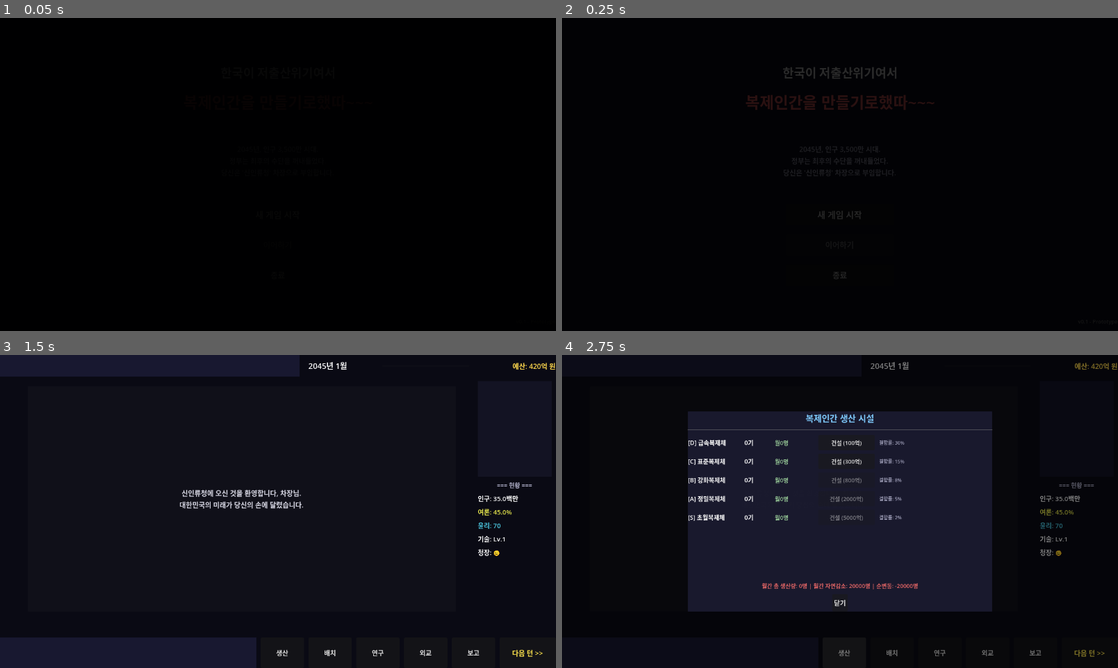
Above: before the commit, frames 1-4 (two rows, left to right).
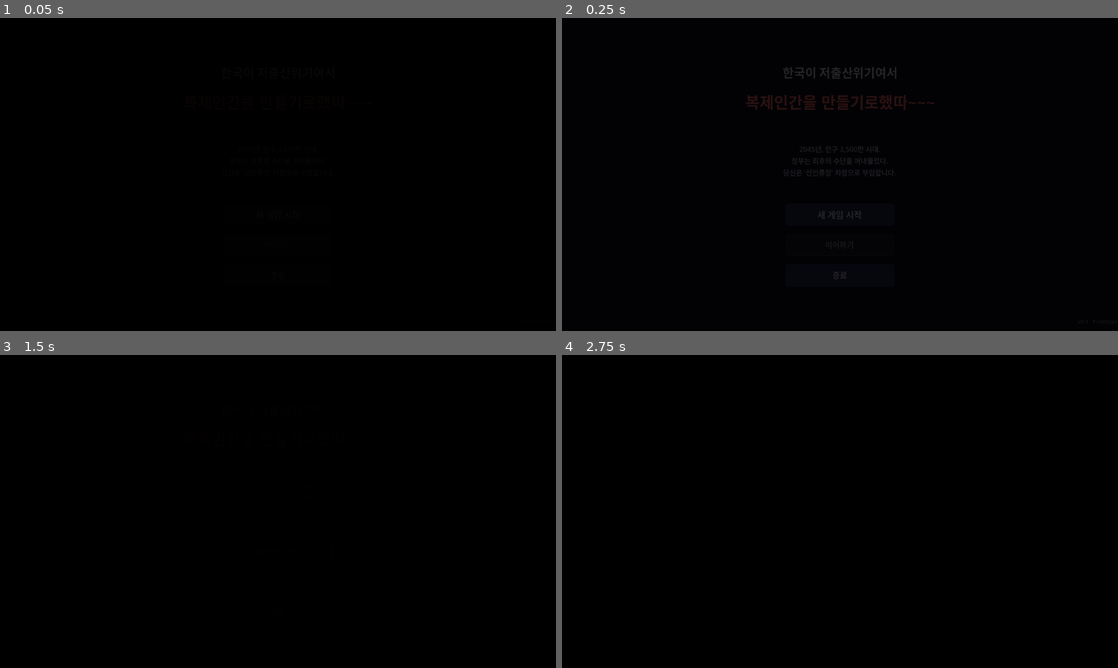
Above: after the commit, the same moments.

Repository: kdoh5501-star/Mobile-fantasy
Game: Godot game, scene res://scenes/screens/title_screen.tscn
Same seed, same stepped clock (60 frames per second), same inputs: the game is played once before the commit and once after it.
Inputs (mouse positions are in pixels of both pictures, inside the frame that each line leads up to):
- Up to frame 1 (0.05 s): no input
- Up to frame 2 (0.25 s): no input
- Up to frame 3 (1.5 s): click "새 게임 시작" at 0.5 s; click "새 게임 시작" at 1.25 s
- Up to frame 4 (2.75 s): click (845, 652) at 2 s, where only the run before the commit has a clickable "생산"

The runs differ from the first frame. In frame 3, 65% of the frame differs, in the area x 0-100%, y 0-100%; in frame 4, 36%.
Error after the commit: Parse Error: Cannot infer the type of "ending_system" variable because the value doesn't have a set type. (res://scripts/core/game_manager.gd:68)

Commit message:
Major gameplay fixes and visual polish
- Fix double turn processing: GameManager no longer duplicates
  resource changes already handled by TurnManager
- Connect EndingSystem for richer ending narratives
- Fix event popup flow: add closed signal for proper sequencing
  between events and reports
- Add dark cyberpunk game theme (styled buttons, panels, progress bars)
- Add 20 more news messages for variety
- Improve research/diplomacy with scaling costs and better feedback

https://claude.ai/code/session_01NTnnErs3BpmFVPRMWVva4X

Diff:
--- a/scripts/core/game_manager.gd
+++ b/scripts/core/game_manager.gd
@@ -43,20 +43,13 @@
 	if current_phase != GamePhase.PLAYING:
 		return
 
-	# 1. 월간 자원 변동 적용
-	var report: Dictionary = ResourceManager.apply_monthly_changes()
+	# 자원 변동은 TurnManager.process_full_turn()에서 처리됨
+	# 여기서는 턴 진행(날짜, 엔딩 체크)만 담당
 
-	# 2. 이벤트 체크
-	var events := EventSystem.check_events(current_year, current_month, current_turn)
-	report["events"] = events
-
-	# 3. 턴 종료
-	turn_ended.emit(current_year, current_month, report)
-
-	# 4. 다음 달로
+	# 다음 달로
 	_advance_month()
 
-	# 5. 게임 종료 체크
+	# 게임 종료 체크
 	if current_year > Constants.END_YEAR:
 		_check_ending()
 	else:
@@ -71,49 +64,26 @@
 
 
 func _check_ending() -> void:
-	var pop := ResourceManager.population
-	var eth := ResourceManager.ethics
-	var app := ResourceManager.approval
-	var ending: Dictionary = {}
-
-	# 히든 엔딩 체크
-	if eth <= 0 and ResourceManager.total_clones_produced >= 100:
-		ending = {
-			"type": "hidden_revolution",
-			"title": "복제인간 혁명",
-			"description": "복제인간들이 반란을 일으켜 독립국을 선언했습니다!"
-		}
-	# S 엔딩
-	elif pop >= Constants.ENDING_S_POPULATION and eth >= Constants.ENDING_S_ETHICS and app >= Constants.ENDING_S_APPROVAL:
-		ending = {
-			"type": "S",
-			"title": "신인류 시대",
-			"description": "복제인간과 인간이 공존하는 이상적 사회가 실현되었습니다!"
-		}
-	# A 엔딩
-	elif pop >= Constants.ENDING_A_POPULATION and app >= Constants.ENDING_A_APPROVAL:
-		ending = {
-			"type": "A",
-			"title": "그럭저럭 성공",
-			"description": "논란은 있지만 인구 위기는 해결했습니다. 차장님 수고하셨습니다."
-		}
-	# B 엔딩
-	elif pop >= Constants.ENDING_B_POPULATION:
-		ending = {
-			"type": "B",
-			"title": "아슬아슬 현상유지",
-			"description": "겨우 현상 유지... 미래는 여전히 불투명합니다."
-		}
-	# C 엔딩
+	# EndingSystem에 엔딩 판정을 위임
+	var ending_system := Engine.get_main_loop().root.get_node_or_null("MainGame/Systems/EndingSystem")
+	if ending_system and ending_system.has_method("determine_ending"):
+		var ending: Dictionary = ending_system.determine_ending()
+		current_phase = GamePhase.ENDING
+		game_ended.emit(ending.get("type", "C"), ending)
 	else:
-		ending = {
-			"type": "C",
-			"title": "프로젝트 실패",
-			"description": "인구 위기를 해결하지 못했습니다. 차장은 좌천되었습니다..."
-		}
-
-	current_phase = GamePhase.ENDING
-	game_ended.emit(ending["type"], ending)
+		# 폴백: EndingSystem이 없을 때 기본 엔딩
+		var pop := ResourceManager.population
+		var ending: Dictionary = {}
+		if pop >= Constants.ENDING_S_POPULATION:
+			ending = {"type": "S", "title": "신인류 시대", "description": "인류의 새 시대가 열렸습니다!"}
+		elif pop >= Constants.ENDING_A_POPULATION:
+			ending = {"type": "A", "title": "그럭저럭 성공", "description": "인구 위기를 해결했습니다."}
+		elif pop >= Constants.ENDING_B_POPULATION:
+			ending = {"type": "B", "title": "현상유지", "description": "겨우 현상 유지입니다."}
+		else:
+			ending = {"type": "C", "title": "프로젝트 실패", "description": "인구 위기를 해결하지 못했습니다."}
+		current_phase = GamePhase.ENDING
+		game_ended.emit(ending["type"], ending)
 
 
 func _on_game_over(reason: String) -> void:
--- a/scripts/ui/event_popup.gd
+++ b/scripts/ui/event_popup.gd
@@ -3,6 +3,7 @@
 ## 이벤트 팝업 - 선택지를 표시하고 결과를 반환
 
 signal choice_made(event_data: Dictionary, choice_index: int)
+signal closed()
 
 @onready var title_label: Label = $Panel/VBox/TitleLabel
 @onready var description_label: Label = $Panel/VBox/DescriptionLabel
@@ -122,7 +123,10 @@
 func _close() -> void:
 	var tween := create_tween()
 	tween.tween_property(panel, "modulate:a", 0.0, 0.2)
-	tween.tween_callback(func(): visible = false)
+	tween.tween_callback(func():
+		visible = false
+		closed.emit()
+	)
 
 
 func _clear_choices() -> void:
--- /dev/null
+++ b/scripts/ui/game_theme.gd
@@ -0,0 +1,111 @@
+class_name GameTheme
+extends RefCounted
+
+## 게임 전체 테마를 코드로 생성 - 다크 사이버펑크 스타일
+
+
+static func create_theme() -> Theme:
+	var theme := Theme.new()
+
+	# === 색상 팔레트 ===
+	var bg_dark := Color(0.06, 0.06, 0.12)
+	var bg_panel := Color(0.1, 0.1, 0.2, 0.95)
+	var bg_button := Color(0.15, 0.15, 0.3)
+	var bg_button_hover := Color(0.2, 0.2, 0.4)
+	var bg_button_pressed := Color(0.1, 0.1, 0.25)
+	var accent_cyan := Color(0.3, 0.85, 1.0)
+	var accent_gold := Color(1.0, 0.85, 0.3)
+	var accent_red := Color(1.0, 0.35, 0.35)
+	var text_normal := Color(0.85, 0.85, 0.92)
+	var text_dim := Color(0.55, 0.55, 0.65)
+	var border_color := Color(0.25, 0.25, 0.5)
+	var border_highlight := Color(0.4, 0.4, 0.8)
+
+	# === Button ===
+	var btn_normal := StyleBoxFlat.new()
+	btn_normal.bg_color = bg_button
+	btn_normal.border_color = border_color
+	btn_normal.set_border_width_all(1)
+	btn_normal.set_corner_radius_all(6)
+	btn_normal.set_content_margin_all(10)
+
+	var btn_hover := StyleBoxFlat.new()
+	btn_hover.bg_color = bg_button_hover
+	btn_hover.border_color = accent_cyan
+	btn_hover.set_border_width_all(2)
+	btn_hover.set_corner_radius_all(6)
+	btn_hover.set_content_margin_all(10)
+
+	var btn_pressed := StyleBoxFlat.new()
+	btn_pressed.bg_color = bg_button_pressed
+	btn_pressed.border_color = accent_gold
+	btn_pressed.set_border_width_all(2)
+	btn_pressed.set_corner_radius_all(6)
+	btn_pressed.set_content_margin_all(10)
+
+	var btn_disabled := StyleBoxFlat.new()
+	btn_disabled.bg_color = Color(0.1, 0.1, 0.15)
+	btn_disabled.border_color = Color(0.2, 0.2, 0.25)
+	btn_disabled.set_border_width_all(1)
+	btn_disabled.set_corner_radius_all(6)
+	btn_disabled.set_content_margin_all(10)
+
+	theme.set_stylebox("normal", "Button", btn_normal)
+	theme.set_stylebox("hover", "Button", btn_hover)
+	theme.set_stylebox("pressed", "Button", btn_pressed)
+	theme.set_stylebox("disabled", "Button", btn_disabled)
+	theme.set_color("font_color", "Button", text_normal)
+	theme.set_color("font_hover_color", "Button", accent_cyan)
+	theme.set_color("font_pressed_color", "Button", accent_gold)
+	theme.set_color("font_disabled_color", "Button", text_dim)
+	theme.set_font_size("font_size", "Button", 15)
+
+	# === Label ===
+	theme.set_color("font_color", "Label", text_normal)
+	theme.set_font_size("font_size", "Label", 15)
+
+	# === PanelContainer ===
+	var panel_style := StyleBoxFlat.new()
+	panel_style.bg_color = bg_panel
+	panel_style.border_color = border_color
+	panel_style.set_border_width_all(1)
+	panel_style.set_corner_radius_all(8)
+	panel_style.set_content_margin_all(16)
+	theme.set_stylebox("panel", "PanelContainer", panel_style)
+
+	# === ProgressBar ===
+	var pb_bg := StyleBoxFlat.new()
+	pb_bg.bg_color = Color(0.1, 0.1, 0.2)
+	pb_bg.border_color = border_color
+	pb_bg.set_border_width_all(1)
+	pb_bg.set_corner_radius_all(4)
+	pb_bg.set_content_margin_all(0)
+
+	var pb_fill := StyleBoxFlat.new()
+	pb_fill.bg_color = accent_cyan
+	pb_fill.set_corner_radius_all(3)
+	pb_fill.set_content_margin_all(0)
+
+	theme.set_stylebox("background", "ProgressBar", pb_bg)
+	theme.set_stylebox("fill", "ProgressBar", pb_fill)
+	theme.set_color("font_color", "ProgressBar", text_normal)
+
+	# === HSeparator ===
+	var sep_style := StyleBoxFlat.new()
+	sep_style.bg_color = border_color
+	sep_style.set_content_margin_all(0)
+	sep_style.content_margin_top = 4
+	sep_style.content_margin_bottom = 4
+	theme.set_stylebox("separator", "HSeparator", sep_style)
+	theme.set_constant("separation", "HSeparator", 8)
+
+	# === ScrollContainer ===
+	var scroll_bg := StyleBoxFlat.new()
+	scroll_bg.bg_color = Color(0.05, 0.05, 0.1, 0.5)
+	scroll_bg.set_corner_radius_all(4)
+
+	# === RichTextLabel ===
+	theme.set_color("default_color", "RichTextLabel", text_normal)
+	theme.set_font_size("normal_font_size", "RichTextLabel", 14)
+
+	return theme
--- a/scripts/ui/main_game.gd
+++ b/scripts/ui/main_game.gd
@@ -27,10 +27,36 @@
 	"해외 언론에서 취재 요청이 왔습니다.",
 	"청장님: \"오늘 저녁 회식이다!\"",
 	"인사과에서 차장님 야근 수당을 문의합니다... (없음)",
+	"복제인간들이 노조를 결성하려는 움직임이 있습니다.",
+	"오늘의 점심: 구내식당 카레. 복제인간도 같이 먹습니다.",
+	"청장님이 출장비로 스테이크를 드셨다는 제보가...",
+	"복제인간 축구팀이 K-리그 참가를 신청했습니다!",
+	"\"복제인간도 연말정산 하나요?\" - 국세청 문의",
+	"복제인간 커뮤니티에서 '원본 따라잡기' 챌린지가 유행 중.",
+	"청장님이 복제인간에게 커피 심부름을 시키다 적발.",
+	"해외 석학: \"한국의 복제 기술은 50년을 앞섰다\"",
+	"복제인간 3호가 대학 수능 만점을 받았습니다!",
+	"청장님: \"내 복제인간은 안 만들어도 되나?\" (진지)",
+	"경비팀: 오늘도 시위대 0명. 평화로운 하루입니다.",
+	"복제인간 카페가 핫플레이스로 등극! 대기 2시간.",
+	"기술팀 야근 중... 피자 배달 요청이 들어왔습니다.",
+	"민원: \"옆집 복제인간이 노래를 너무 잘해요 (시끄러움)\"",
+	"복제인간 유튜버 구독자 100만 돌파! 실버 버튼 수여.",
+	"국회의원: \"차장, 이거 합법 맞아?\" / 차장: \"아마도요...\"",
+	"복제인간들 사이에서 '나는 몇 번째?' 퀴즈가 유행.",
+	"오늘의 전력 소비: 서울시의 3%. 전기세가 무섭습니다.",
+	"복제인간 어린이집 개원! 대기 명단 이미 500명.",
+	"청장님이 '복제인간과 함께하는 요가' 수업을 개설했습니다.",
 ]
 
 
 func _ready() -> void:
+	# 테마 적용
+	var canvas_layer: CanvasLayer = $CanvasLayer
+	for child in canvas_layer.get_children():
+		if child is Control:
+			child.theme = GameTheme.create_theme()
+
 	# 시스템 연결
 	production_panel.set_clone_production(clone_production)
 	deployment_panel.set_deployment_system(deployment_system)
@@ -45,6 +71,7 @@
 
 	# 이벤트 팝업 시그널
 	event_popup.choice_made.connect(_on_event_choice_made)
+	event_popup.closed.connect(_on_event_popup_closed)
 
 	# 보고서 시그널
 	report_popup.report_closed.connect(_on_report_closed)
@@ -92,12 +119,17 @@
 
 
 func _on_event_choice_made(_event_data: Dictionary, _choice_index: int) -> void:
-	# 선택지 처리 후 다음 이벤트 또는 보고서
-	# 잠시 대기 후 다음으로
-	await get_tree().create_timer(0.5).timeout
-	if event_popup.visible:
-		# close_button을 누를 때까지 대기
-		pass
+	# 선택 후 결과가 표시되고 확인 버튼이 나타남
+	# 실제 진행은 _on_event_popup_closed에서 처리
+	pass
+
+
+func _on_event_popup_closed() -> void:
+	# 이벤트 팝업이 닫히면 다음 이벤트 또는 보고서 표시
+	if _pending_events.size() > 0:
+		_show_next_event()
+	else:
+		_show_report()
 
 
 func _show_report() -> void:
@@ -132,8 +164,8 @@
 	}
 	event_popup.show_event(ending_event)
 	# 타이틀로 돌아가는 처리
-	event_popup.choice_made.connect(func(_ed: Dictionary, _ci: int):
-		await get_tree().create_timer(1.0).timeout
+	event_popup.closed.connect(func():
+		await get_tree().create_timer(0.5).timeout
 		get_tree().change_scene_to_file("res://scenes/screens/title_screen.tscn")
 	, CONNECT_ONE_SHOT)
 
@@ -147,27 +179,39 @@
 
 
 func _on_research_pressed() -> void:
-	# 간단한 연구 투자 (추후 별도 패널로 확장 가능)
-	if ResourceManager.budget >= 50:
-		ResourceManager.budget -= 50
-		if randf() < 0.4:
+	var cost := 50.0
+	# 기술 레벨이 높으면 비용 증가
+	cost += (ResourceManager.tech_level - 1) * 20.0
+	if ResourceManager.budget >= cost:
+		ResourceManager.budget -= cost
+		# 기술 레벨 낮을수록 성공률 높음
+		var success_rate := 0.5 - (ResourceManager.tech_level - 1) * 0.05
+		if randf() < maxf(success_rate, 0.1):
 			ResourceManager.tech_level += 1
-			hud.set_news("연구 투자 성공! 기술 레벨이 올랐습니다! (Lv.%d)" % ResourceManager.tech_level)
+			hud.set_news("[연구 성공] 기술 레벨이 올랐습니다! (Lv.%d)\n투자 비용: %.0f억 원" % [ResourceManager.tech_level, cost])
 		else:
-			hud.set_news("연구 투자 진행 중... 아직 성과는 없습니다. (-50억 원)")
-	else:
-		hud.set_news("예산이 부족합니다! (연구 투자 비용: 50억 원)")
+			hud.set_news("[연구 진행 중] 아직 성과는 없습니다.\n투자 비용: %.0f억 원 | 현재 기술: Lv.%d" % [cost, ResourceManager.tech_level])
+	else:
+		hud.set_news("[예산 부족] 연구 투자 비용: %.0f억 원\n보유 예산: %.0f억 원" % [cost, ResourceManager.budget])
+	hud.update_all()
 
 
 func _on_diplomacy_pressed() -> void:
-	# 외교 행동 (추후 확장)
-	if ResourceManager.budget >= 30:
-		ResourceManager.budget -= 30
-		ResourceManager.ethics += 3
-		ResourceManager.approval += 2
-		hud.set_news("외교 활동을 수행했습니다. 국제 사회의 시선이 조금 누그러졌습니다. (-30억 원)")
-	else:
-		hud.set_news("예산이 부족합니다! (외교 비용: 30억 원)")
+	var cost := 30.0
+	if ResourceManager.budget >= cost:
+		ResourceManager.budget -= cost
+		var results: Array[String] = []
+		# 윤리가 낮으면 효과 증가
+		var ethics_gain := 3 + (1 if ResourceManager.ethics < 50 else 0)
+		var approval_gain := 2.0 + (1.0 if ResourceManager.approval < 40.0 else 0.0)
+		ResourceManager.ethics += ethics_gain
+		ResourceManager.approval += approval_gain
+		results.append("윤리 +%d" % ethics_gain)
+		results.append("여론 +%.0f%%" % approval_gain)
+		hud.set_news("[외교 활동] 국제 사회와 대화를 나눴습니다.\n결과: %s | 비용: %.0f억 원" % [", ".join(results), cost])
+	else:
+		hud.set_news("[예산 부족] 외교 비용: %.0f억 원\n보유 예산: %.0f억 원" % [cost, ResourceManager.budget])
+	hud.update_all()
 
 
 func _on_report_pressed() -> void:
--- a/scripts/ui/title_screen.gd
+++ b/scripts/ui/title_screen.gd
@@ -7,6 +7,9 @@
 
 
 func _ready() -> void:
+	# 테마 적용
+	theme = GameTheme.create_theme()
+
 	start_button.pressed.connect(_on_start_pressed)
 	continue_button.pressed.connect(_on_continue_pressed)
 	quit_button.pressed.connect(_on_quit_pressed)
